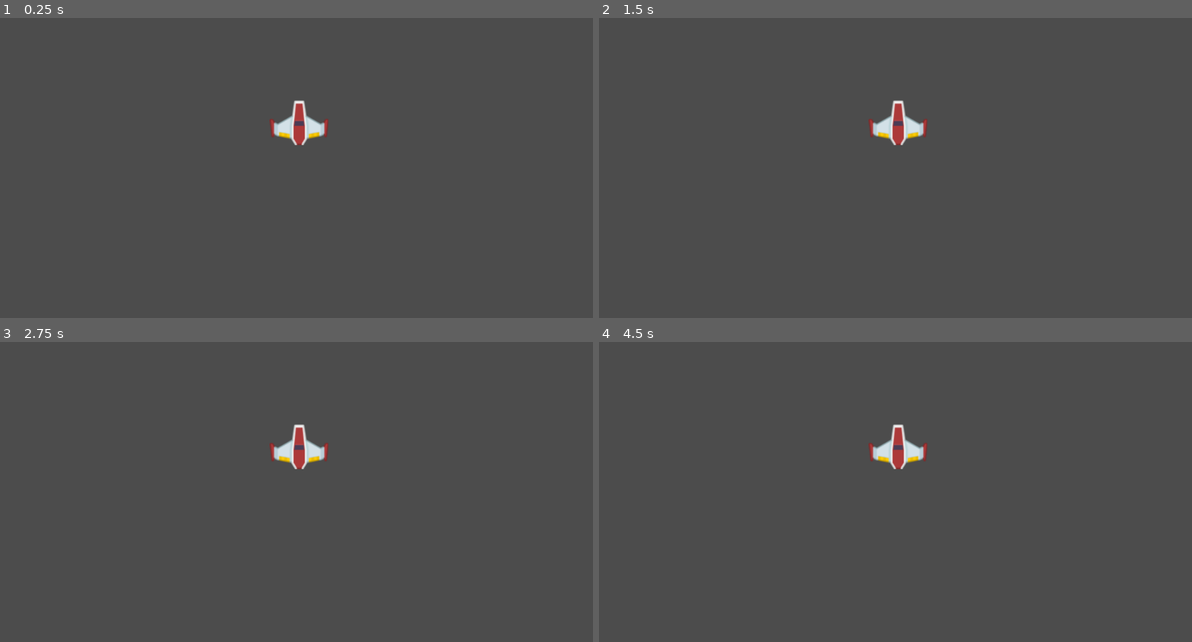
Above: before the commit, frames 1-4 (two rows, left to right).
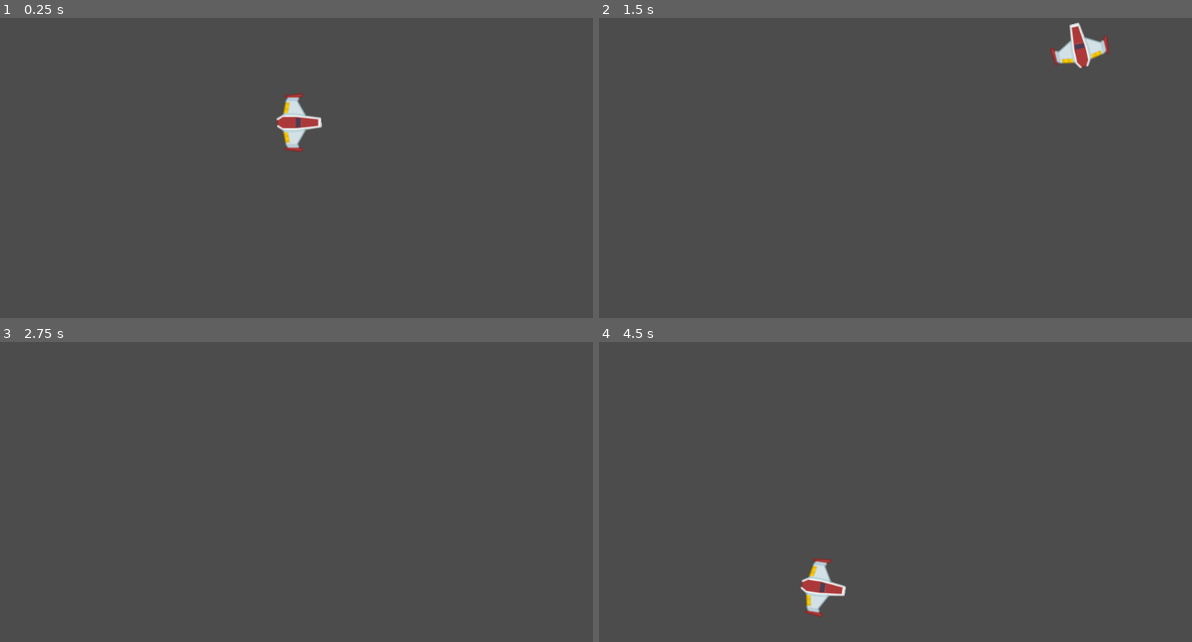
Above: after the commit, the same moments.

Repository: soyMoka/Meteoritos
Game: Godot game, scene res://Juego/Niveles/NivelTest.tscn
Same seed, same stepped clock (60 frames per second), same inputs: the game is played once before the commit and once after it.
Inputs:
- Up to frame 1 (0.25 s): no input
- Up to frame 2 (1.5 s): tap Enter at 0.5 s; hold Up (mover_adelante, bound only after the commit) 0.53-1.28 s; hold Left (rotar_antihorario, bound only after the commit) 0.53-1.28 s; tap Right (rotar_horario, bound only after the commit) at 0.8, 1.35 s; hold Down (mover_atras, bound only after the commit) from 1.28 s (still down)
- Up to frame 3 (2.75 s): tap Left (rotar_antihorario, bound only after the commit) at 1.55 s; release Down (mover_atras, bound only after the commit) at 2.03 s; hold Up (mover_adelante, bound only after the commit) from 2.03 s (still down); hold Left (rotar_antihorario, bound only after the commit) from 2.03 s (still down); tap Right (rotar_horario, bound only after the commit) at 2.3 s
- Up to frame 4 (4.5 s): tap Space at 2.75 s; release Left (rotar_antihorario, bound only after the commit) at 2.78 s; tap Right (rotar_horario, bound only after the commit) at 2.85, 3.8, 4.35 s; tap Left (rotar_antihorario, bound only after the commit) at 3.05 s; release Up (mover_adelante, bound only after the commit) at 3.53 s; hold Left (rotar_antihorario, bound only after the commit) 3.53-4.28 s; hold Down (mover_atras, bound only after the commit) from 3.53 s (still down)

The runs differ from the first frame. In frame 1, 1.0% of the frame differs, in the area x 45-56%, y 24-45%; in frame 2, 1.5%, in the area x 45-87%, y 1-43%; in frame 3, 0.7%; in frame 4, 1.5%.

Commit message:
made player's move, phisic material

Diff:
--- /dev/null
+++ b/Juego/Naves/Player.gd
@@ -0,0 +1,40 @@
+extends RigidBody2D
+
+
+## Atributos Export
+export var potencia_motor:int = 20
+export var potencia_rotacion:int = 280
+
+
+## Atributos
+var empuje:Vector2 = Vector2.ZERO
+var dir_rotacion:int = 0
+
+
+## Metodos
+func _integrate_forces(state: Physics2DDirectBodyState) -> void:
+	# Prints para entender
+	print(rad2deg(rotation))
+	print(empuje.rotated(rotation))
+
+	apply_central_impulse(empuje.rotated(rotation))
+	apply_torque_impulse(dir_rotacion * potencia_rotacion)
+
+func _process(delta: float) -> void:
+	player_input()
+
+
+## Metodos Custom
+func player_input() -> void:
+	# Empuje
+	empuje = Vector2.ZERO
+	if Input.is_action_pressed("mover_adelante"):
+		empuje = Vector2(potencia_motor, 0)
+	elif Input.is_action_pressed("mover_atras"):
+		empuje = Vector2(-potencia_motor, 0)
+	# Rotacion
+	dir_rotacion = 0
+	if  Input.is_action_pressed("rotar_antihorario"):
+		dir_rotacion -=1
+	elif  Input.is_action_pressed("rotar_horario"):
+		dir_rotacion +=1
--- a/Juego/Naves/Player.tscn
+++ b/Juego/Naves/Player.tscn
@@ -1,15 +1,24 @@
-[gd_scene load_steps=3 format=2]
+[gd_scene load_steps=5 format=2]
 
 [ext_resource path="res://Juego/Naves/playerShip1_0.png" type="Texture" id=1]
+[ext_resource path="res://Juego/Naves/Player.gd" type="Script" id=2]
+[ext_resource path="res://Juego/Naves/fisic_material_player.tres" type="PhysicsMaterial" id=3]
 
 [sub_resource type="CircleShape2D" id=1]
 radius = 38.0132
 
 [node name="Player" type="RigidBody2D"]
+rotation = -7.65147e-05
+physics_material_override = ExtResource( 3 )
 gravity_scale = 0.0
+linear_damp = 1.0
+angular_damp = 4.0
+script = ExtResource( 2 )
+potencia_rotacion = 150
 
 [node name="Sprite" type="Sprite" parent="."]
 position = Vector2( 0, 2 )
+rotation = 1.57079
 texture = ExtResource( 1 )
 
 [node name="CollisionShape2D" type="CollisionShape2D" parent="."]
--- /dev/null
+++ b/Juego/Naves/fisic_material_player.tres
@@ -0,0 +1,4 @@
+[gd_resource type="PhysicsMaterial" format=2]
+
+[resource]
+friction = 0.0
--- a/Juego/Niveles/NivelTest.tscn
+++ b/Juego/Niveles/NivelTest.tscn
@@ -6,3 +6,4 @@
 
 [node name="Player" parent="." instance=ExtResource( 1 )]
 position = Vector2( 530, 269 )
+can_sleep = false
--- a/project.godot
+++ b/project.godot
@@ -18,6 +18,33 @@
 
 common/drop_mouse_on_gui_input_disabled=true
 
+[input]
+
+mover_adelante={
+"deadzone": 0.5,
+"events": [ Object(InputEventKey,"resource_local_to_scene":false,"resource_name":"","device":0,"alt":false,"shift":false,"control":false,"meta":false,"command":false,"pressed":false,"scancode":0,"physical_scancode":16777232,"unicode":0,"echo":false,"script":null)
+, Object(InputEventKey,"resource_local_to_scene":false,"resource_name":"","device":0,"alt":false,"shift":false,"control":false,"meta":false,"command":false,"pressed":false,"scancode":0,"physical_scancode":87,"unicode":0,"echo":false,"script":null)
+ ]
+}
+mover_atras={
+"deadzone": 0.5,
+"events": [ Object(InputEventKey,"resource_local_to_scene":false,"resource_name":"","device":0,"alt":false,"shift":false,"control":false,"meta":false,"command":false,"pressed":false,"scancode":0,"physical_scancode":16777234,"unicode":0,"echo":false,"script":null)
+, Object(InputEventKey,"resource_local_to_scene":false,"resource_name":"","device":0,"alt":false,"shift":false,"control":false,"meta":false,"command":false,"pressed":false,"scancode":0,"physical_scancode":83,"unicode":0,"echo":false,"script":null)
+ ]
+}
+rotar_horario={
+"deadzone": 0.5,
+"events": [ Object(InputEventKey,"resource_local_to_scene":false,"resource_name":"","device":0,"alt":false,"shift":false,"control":false,"meta":false,"command":false,"pressed":false,"scancode":0,"physical_scancode":16777233,"unicode":0,"echo":false,"script":null)
+, Object(InputEventKey,"resource_local_to_scene":false,"resource_name":"","device":0,"alt":false,"shift":false,"control":false,"meta":false,"command":false,"pressed":false,"scancode":0,"physical_scancode":68,"unicode":0,"echo":false,"script":null)
+ ]
+}
+rotar_antihorario={
+"deadzone": 0.5,
+"events": [ Object(InputEventKey,"resource_local_to_scene":false,"resource_name":"","device":0,"alt":false,"shift":false,"control":false,"meta":false,"command":false,"pressed":false,"scancode":0,"physical_scancode":16777231,"unicode":0,"echo":false,"script":null)
+, Object(InputEventKey,"resource_local_to_scene":false,"resource_name":"","device":0,"alt":false,"shift":false,"control":false,"meta":false,"command":false,"pressed":false,"scancode":0,"physical_scancode":65,"unicode":0,"echo":false,"script":null)
+ ]
+}
+
 [physics]
 
 common/enable_pause_aware_picking=true
